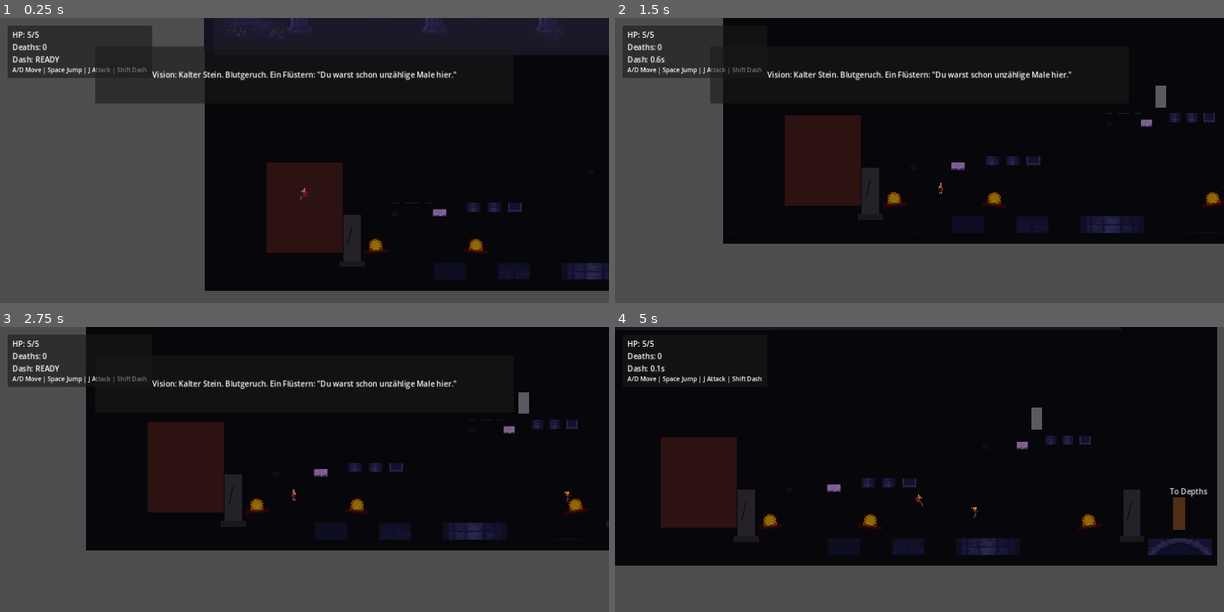
Above: before the commit, frames 1-4 (two rows, left to right).
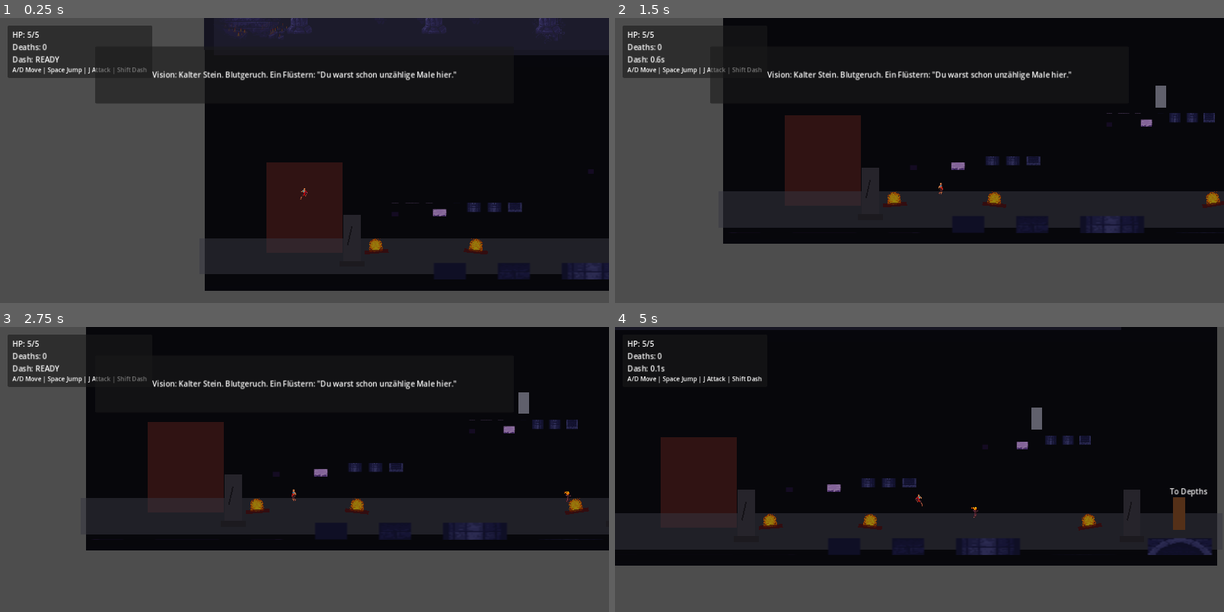
Above: after the commit, the same moments.

Repository: highneken/ProjectDarkness2D
Game: Godot game, scene res://scenes/Main.tscn
Two runs of this game, one before a commit and one after it. Both use one fixed random seed, a clock stepped at 60 frames per second and the inputs below.
Inputs:
- Up to frame 1 (0.25 s): no input
- Up to frame 2 (1.5 s): hold D (move_right) from 0.53 s (still down); tap J (attack) at 0.6 s; tap Space (jump) at 0.77 s; tap Shift (dash) at 1.35 s
- Up to frame 3 (2.75 s): tap Space (jump) at 1.52 s; release D (move_right) at 2.03 s; hold A (move_left) from 2.03 s (still down); tap J (attack) at 2.1 s
- Up to frame 4 (5 s): release A (move_left) at 2.78 s; hold D (move_right) 2.78-4.28 s; tap Shift (dash) at 2.85, 4.35 s; tap Space (jump) at 3.02, 3.77, 4.52 s; tap J (attack) at 3.6 s; hold A (move_left) from 4.28 s (still down)

The runs differ from the first frame. In frame 1, 7.0% of the frame differs, in the area x 33-100%, y 77-90%; in frame 2, 8.9%; in frame 3, 9.4%; in frame 4, 10%, in the area x 0-99%, y 65-79%.

Commit message:
Readability polish: brighten scene grading and add clear ground lane

Diff:
--- a/scenes/Main.tscn
+++ b/scenes/Main.tscn
@@ -61,7 +61,7 @@
 offset_top = 260.0
 offset_right = 1290.0
 offset_bottom = 720.0
-color = Color(0.05, 0.02, 0.03, 0.18)
+color = Color(0.05, 0.02, 0.03, 0.1)
 
 [node name="Vignette" type="ColorRect" parent="."]
 z_index = 20
@@ -70,7 +70,7 @@
 offset_right = 1290.0
 offset_bottom = 730.0
 mouse_filter = 2
-color = Color(0, 0, 0, 0.12)
+color = Color(0, 0, 0, 0.06)
 
 [node name="SpawnPoint" type="Marker2D" parent="."]
 position = Vector2(200, 500)
@@ -81,6 +81,13 @@
 offset_right = 280.0
 offset_bottom = 650.0
 color = Color(0.2, 0.08, 0.08, 1)
+
+[node name="GroundLane" type="ColorRect" parent="."]
+offset_left = -20.0
+offset_top = 620.0
+offset_right = 1300.0
+offset_bottom = 696.0
+color = Color(0.22, 0.22, 0.26, 0.55)
 
 [node name="Floor" type="StaticBody2D" parent="."]
 position = Vector2(640, 680)
--- a/scenes/Room2.tscn
+++ b/scenes/Room2.tscn
@@ -33,7 +33,7 @@
 offset_top = -10.0
 offset_right = 1290.0
 offset_bottom = 730.0
-color = Color(0.02, 0.02, 0.04, 1)
+color = Color(0.035, 0.035, 0.055, 1)
 
 [node name="BgSpriteFar" type="Sprite2D" parent="."]
 position = Vector2(539, 112)
@@ -61,10 +61,17 @@
 offset_top = 220.0
 offset_right = 1290.0
 offset_bottom = 720.0
-color = Color(0.06, 0.02, 0.04, 0.22)
+color = Color(0.06, 0.02, 0.04, 0.12)
 
 [node name="SpawnPoint" type="Marker2D" parent="."]
 position = Vector2(130, 560)
+
+[node name="GroundLane" type="ColorRect" parent="."]
+offset_left = -20.0
+offset_top = 620.0
+offset_right = 1300.0
+offset_bottom = 696.0
+color = Color(0.22, 0.22, 0.26, 0.55)
 
 [node name="Floor" type="StaticBody2D" parent="."]
 position = Vector2(640, 680)
